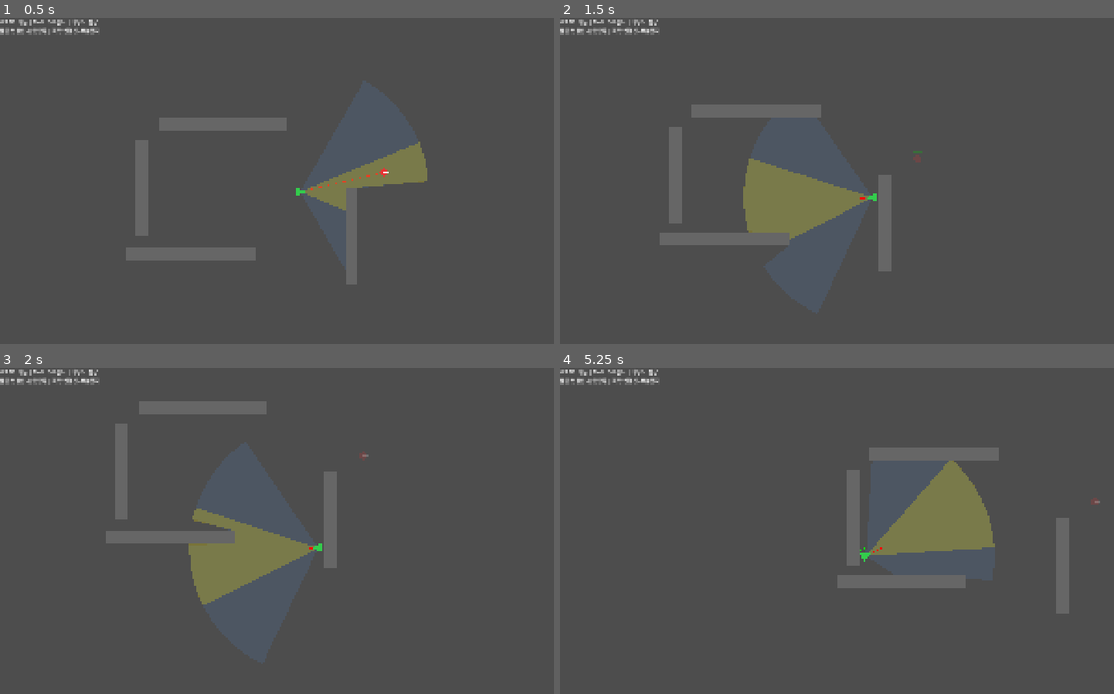
Above: before the commit, frames 1-4 (two rows, left to right).
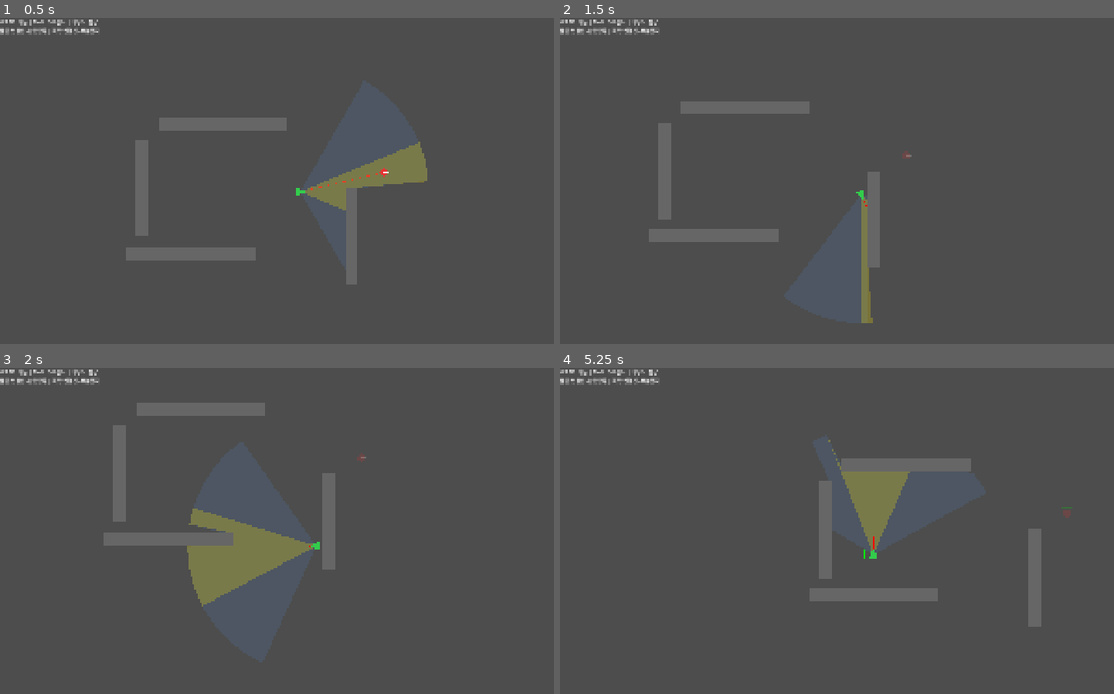
Above: after the commit, the same moments.

Repository: RiffRain3569/Game-Alpha
Game: Godot game, scene res://scenes/main.tscn
Two runs of this game, one before a commit and one after it. Both use one fixed random seed, a clock stepped at 60 frames per second and the inputs below.
Inputs (mouse positions are in pixels of both pictures, inside the frame that each line leads up to):
- Up to frame 1 (0.5 s): no input
- Up to frame 2 (1.5 s): move the mouse to (1003, 174) at 0.52 s; hold D (move_right) 0.53-1.28 s; hold Shift (sprint) 0.53-1.28 s; move the mouse to (742, 210) at 1.27 s; hold S (move_down) from 1.28 s (still down); click (742, 210) at 1.35 s
- Up to frame 3 (2 s): keep holding S (move_down); tap Shift (sprint) at 1.55 s
- Up to frame 4 (5.25 s): move the mouse to (931, 465) at 2.02 s; release S (move_down) at 2.03 s; hold D (move_right) 2.03-2.78 s; hold Shift (sprint) 2.03-2.78 s; move the mouse to (837, 612) at 2.77 s; hold W (move_up) 2.78-3.53 s; tap Shift (sprint) at 2.85, 4.35 s; move the mouse to (1053, 592) at 3.52 s; hold Shift (sprint) 3.53-4.28 s; hold A (move_left) 3.53-5.03 s; click (1053, 592) at 3.6 s; move the mouse to (681, 488) at 4.27 s; move the mouse to (897, 540) at 5.02 s; hold S (move_down) from 5.03 s (still down); hold Shift (sprint) from 5.03 s (still down)

Frame 1 is identical in both runs. In frame 2, 7.4% of the frame differs, in the area x 16-66%, y 25-94%; in frame 3, 1.3%; in frame 4, 11%, in the area x 45-98%, y 22-80%.

Commit message:
feat: [M4] 회전 속도 제한 + 스태미나 시스템
- 마우스 회전 속도 캡 (6.0 rad/s)
- 스태미나: 시야 거리만큼 스프린트 가능 (drain 135/s)
- 회복 3단계: 정지 3초 후 빠름(33/s), 이동 중 느림(5/s), Shift+이동 시 회복 불가
- 피격 후 회복 보너스 (+30/s, 1초)
- 스태미나/쿨다운 게이지 디버그 표시

Co-Authored-By: Claude Opus 4.6 (1M context) <noreply@anthropic.com>

Diff:
--- a/scripts/player.gd
+++ b/scripts/player.gd
@@ -3,6 +3,18 @@
 @export_group("Movement")
 @export var move_speed: float = 300.0
 @export var sprint_multiplier: float = 1.8
+
+@export_group("Rotation")
+@export var rotation_speed_cap: float = 6.0
+
+@export_group("Stamina")
+@export var stamina_max: float = 100.0
+@export var stamina_drain_rate: float = 135.0
+@export var stamina_recover_rate: float = 33.0
+@export var stamina_recover_rate_moving: float = 5.0
+@export var stamina_recover_delay: float = 3.0
+@export var hit_recovery_bonus: float = 30.0
+@export var hit_recovery_duration: float = 1.0
 
 @export_group("Melee Attack")
 @export var attack_range: float = 140.0
@@ -17,22 +29,67 @@
 var _cooldown_remaining: float = 0.0
 var _swing_timer: float = 0.0
 var _swing_progress: float = 0.0
+var _target_rotation: float = 0.0
+var _stamina: float = 100.0
+var _hit_recovery_timer: float = 0.0
+var _stamina_delay_timer: float = 0.0
 
 @onready var _vision_cone: VisionCone = $VisionCone
+
+
+func _ready() -> void:
+	_stamina = stamina_max
+	_target_rotation = rotation
 
 
 func _physics_process(delta: float) -> void:
 	input_direction = Input.get_vector("move_left", "move_right", "move_up", "move_down")
 
+	# Stamina sprint
+	var is_sprinting := false
+	var holding_sprint := Input.is_action_pressed("sprint")
+	if holding_sprint and _stamina > 0.0 and input_direction != Vector2.ZERO:
+		is_sprinting = true
+		_stamina -= stamina_drain_rate * delta
+		_stamina = maxf(_stamina, 0.0)
+		_stamina_delay_timer = 0.0
+
 	var speed := move_speed
-	if Input.is_action_pressed("sprint"):
+	if is_sprinting:
 		speed *= sprint_multiplier
 
 	velocity = input_direction * speed
 	move_and_slide()
 
+	# Stamina recovery
+	if not is_sprinting:
+		if holding_sprint and input_direction != Vector2.ZERO:
+			_stamina_delay_timer = 0.0
+		else:
+			var current_speed := velocity.length()
+			var is_still := current_speed < move_speed * 0.3
+			if is_still:
+				_stamina_delay_timer += delta
+			else:
+				_stamina_delay_timer = 0.0
+			var recover: float
+			if is_still and _stamina_delay_timer >= stamina_recover_delay:
+				recover = stamina_recover_rate
+			else:
+				recover = stamina_recover_rate_moving
+			if _hit_recovery_timer > 0.0:
+				recover += hit_recovery_bonus
+			_stamina = minf(_stamina + recover * delta, stamina_max)
+
+	if _hit_recovery_timer > 0.0:
+		_hit_recovery_timer -= delta
+
+	# Rotation with speed cap
 	var mouse_pos := get_global_mouse_position()
-	rotation = (mouse_pos - global_position).angle()
+	_target_rotation = (mouse_pos - global_position).angle()
+	var angle_diff := wrapf(_target_rotation - rotation, -PI, PI)
+	var max_rotate := rotation_speed_cap * delta
+	rotation += clampf(angle_diff, -max_rotate, max_rotate)
 
 	if _cooldown_remaining > 0.0:
 		_cooldown_remaining -= delta
@@ -61,6 +118,10 @@
 					result.target.modulate.a = 0.2
 
 
+func take_damage(amount: float, _from_pos: Vector2) -> void:
+	_hit_recovery_timer = hit_recovery_duration
+
+
 func _perform_attack() -> void:
 	_cooldown_remaining = attack_cooldown
 	_swing_timer = swing_duration
@@ -89,8 +150,7 @@
 	var attack_dir: Vector2 = Vector2.RIGHT.rotated(rotation)
 	var target_facing: Vector2 = Vector2.RIGHT.rotated(target.rotation)
 	var dot: float = attack_dir.dot(target_facing)
-	# dot=1: 같은 방향(후면 공격), dot=-1: 마주봄(정면 공격)
-	var t: float = (dot + 1.0) * 0.5  # 0=정면, 1=후면
+	var t: float = (dot + 1.0) * 0.5
 	if t > 0.66:
 		return lerpf(damage_side, damage_back, (t - 0.66) / 0.34)
 	elif t > 0.33:
@@ -121,14 +181,20 @@
 		var bat_end := Vector2(cos(swing_angle), sin(swing_angle)) * attack_range
 		draw_line(Vector2.ZERO, bat_end, Color.WHITE, 3.0)
 
-
-	# 쿨다운 게이지
+	# Cooldown gauge
 	var cd_ratio := clampf(_cooldown_remaining / attack_cooldown, 0.0, 1.0)
-	var bar_start := Vector2(-15, -25)
+	var bar_start := Vector2(-15, -30)
 	draw_rect(Rect2(bar_start, Vector2(30, 4)), Color(0.3, 0.3, 0.3, 0.8))
 	var cd_color := Color.RED if cd_ratio > 0.0 else Color.GREEN
 	draw_rect(Rect2(bar_start, Vector2(30 * (1.0 - cd_ratio), 4)), cd_color)
 
+	# Stamina gauge
+	var stam_start := Vector2(-15, -36)
+	draw_rect(Rect2(stam_start, Vector2(30, 4)), Color(0.3, 0.3, 0.3, 0.8))
+	var stam_ratio := _stamina / stamina_max
+	var stam_color := Color(0.2, 0.8, 1.0) if _hit_recovery_timer <= 0.0 else Color(0.4, 1.0, 0.6)
+	draw_rect(Rect2(stam_start, Vector2(30 * stam_ratio, 4)), stam_color)
+
 
 func _process(_delta: float) -> void:
 	queue_redraw()
